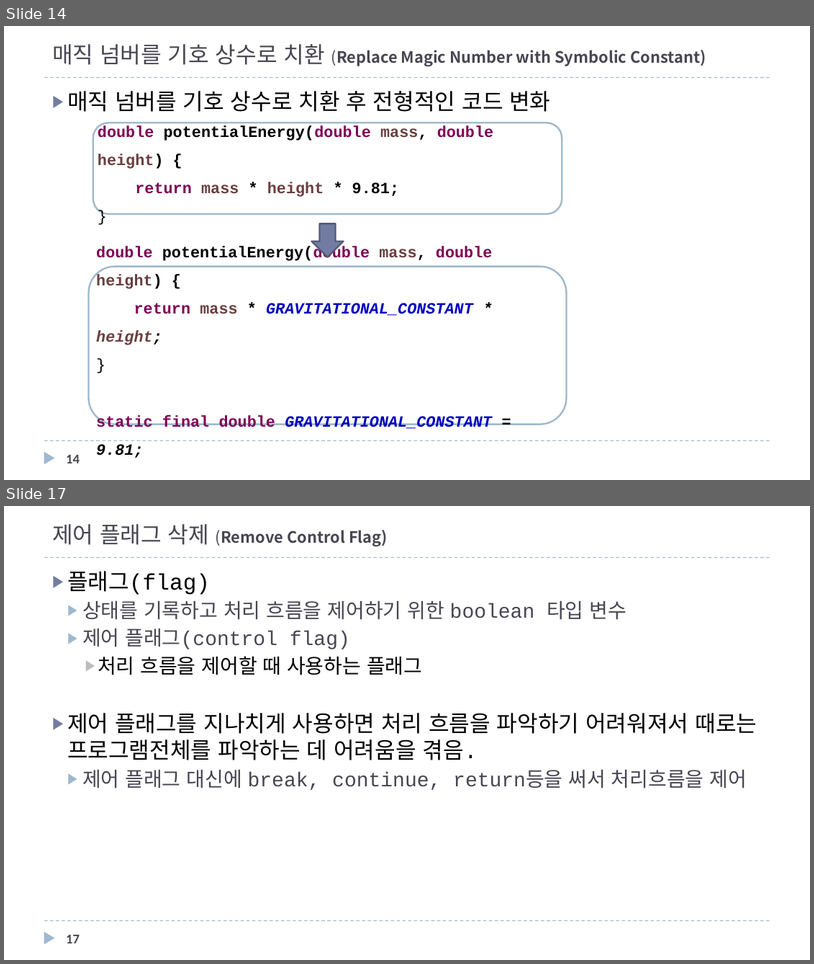
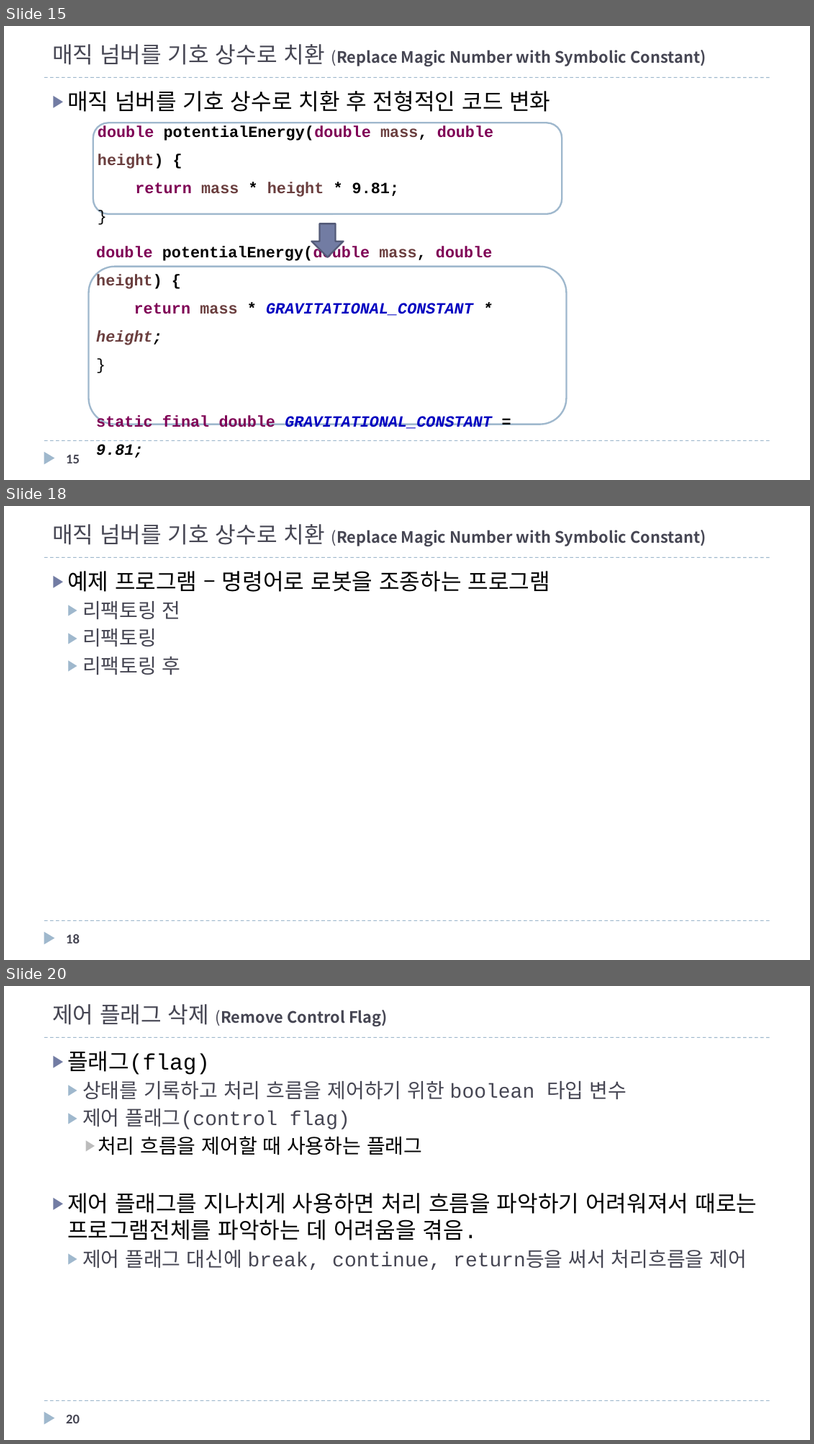
Before and after one commit to mkgungor/refactoring_java, a slide deck: ppt/자바로 배우는 리팩토링 입문.pptx. Shown one above the other, each under a label of ours: slides 14 and 17 before the commit, slides 15, 18 and 20 after it; the slides between them are not shown. The pictures are 814x964 and 814x1444 pixels, drawn with LibreOffice and Linux fonts; fonts in the diff are those of the drawing. Boxes give left, top, right and bottom in pixels: in the first picture for what was removed or moved away, otherwise in the second. Text is boxed around its words. In the diff, an @@ line names an element or a change of style, - is before the commit and + after.

```diff
--- a/ppt/자바로 배우는 리팩토링 입문.pptx
+++ b/ppt/자바로 배우는 리팩토링 입문.pptx
@@ slide 18 added at <box>4,506,810,960</box>, background #FFFFFF; not listed: 3 template elements that a slide beside it also shows @@
@@ title added at <box>52,524,706,547</box>, 14 pt, text #464653, bold @@
+매직 넘버를 기호 상수로 치환 (Replace Magic Number with Symbolic Constant)
@@ text added at <box>67,571,550,674</box>, 20 pt, text #000000 @@
+▶ 예제 프로그램 – 명령어로 로봇을 조종하는 프로그램
+  ▶ 리팩토링 전
+  ▶ 리팩토링
+  ▶ 리팩토링 후
@@ page number added at <box>66,934,80,943</box>, 12 pt, text #464653, bold @@
+18
@@ what was slide 14 is now slide 15 @@
@@ page number at <box>66,454,80,463</box>: text changed @@
-14
+15
@@ what was slide 17 is now slide 20 @@
@@ page number at <box>66,1414,80,1423</box>: text changed @@
-17
+20
```
Also in this commit, not shown: 8 slides changed, 2 other slides added.
